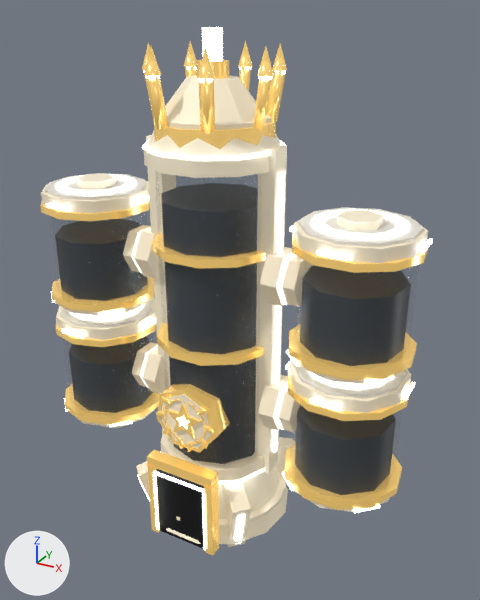
An edit to the glTF model assets/kit/skins/Vat_Graduate_T4.glb, drawn before and after from the same camera.
Camera for both pictures: a 50 mm camera at (5.74, -9.54, 9.47) aimed at (0.37, 0.21, 4.59). Arrows for +X, +Y and +Z are at lower left; the lights stay in place. The picture after the commit comes second. Vertices at exactly the same position are counted once.

The first picture shows 'Vat_Graduate_T4'.
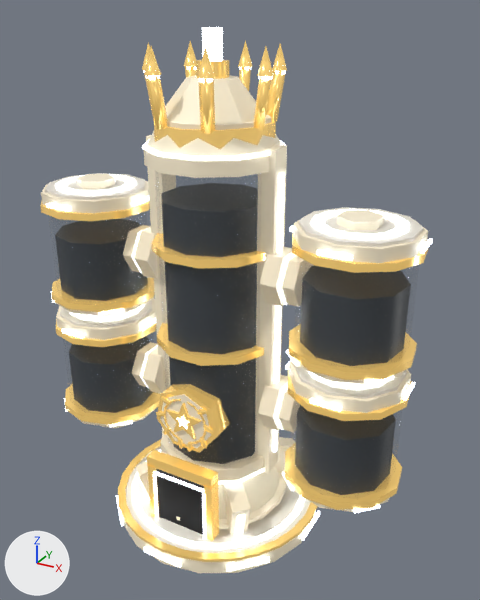
The edits, one by one:
me_vat_graduate_t4 is used by ob_vat_graduate_t4; location (0.0, 0.0, 0.0).
me_vat_graduate_t4 had 2755 vertices, 4838 faces and spanned x -3.67..3.67, y -1.47..1.45, z -0.03..9.19.
me_vat_graduate_t4 now has 2869 vertices, 4973 faces and spans x -3.67..3.67, y -2.09..2.09, z -0.03..9.19.
me_vat_graduate_t4 part 1: a new loose piece, a 17-sided cylinder along z spanning x -1.942..1.942, y -1.917..1.95, z 0.38..0.41, in mat_os_grad_pearl (white #ede7da).
me_vat_graduate_t4 part 2: a new loose piece, an 18-sided cylinder along z spanning x -2.02..2.02, y -2.05..2.05, z 0.06..0.4, in mat_os_grad_ivory (beige #f3e7cb).
me_vat_graduate_t4 part 3: a new loose piece, a box spanning x 2.04..2.09, y -0.403..0.403, z 0.19..0.29, in mat_os_light_001 (white #d4dde5, glowing white #edf6ff).
me_vat_graduate_t4 part 4: a new loose piece, a box spanning x -0.403..0.403, y -2.09..-2.04, z 0.19..0.29, in mat_os_light_001 (white #d4dde5, glowing white #edf6ff).
me_vat_graduate_t4 part 5: 384 vertices removed from x -0.62..0.62, y -1.22..-1.16, z 2.05..3.06; 128 vertices added at x -0.6..0.6, y -1.22..-1.16, z 2.07..3.06.
me_vat_graduate_t4 part 6: 268 vertices added at x -2.07..2.08, y -2.08..2.08, z 0.19..0.44.
Other edits to the shape of me_vat_graduate_t4 do not show in these pictures.

Where the change shows, as pixel boxes [x1, y1, x2, y2] in the pictures (480 x 600 px):
'Vat_Graduate_T4', reshaped: before [40, 27, 433, 556]; after [40, 27, 433, 573]
part 1 of me_vat_graduate_t4, added: after [125, 446, 311, 553]
part 2 of me_vat_graduate_t4, added: after [122, 503, 316, 573]
part 3 of me_vat_graduate_t4, added: after [301, 511, 320, 541]
part 4 of me_vat_graduate_t4, added: after [144, 546, 182, 568]
part 5 of me_vat_graduate_t4, reshaped: [156, 396, 214, 452] in both
part 6 of me_vat_graduate_t4, added: after [116, 439, 318, 572]
